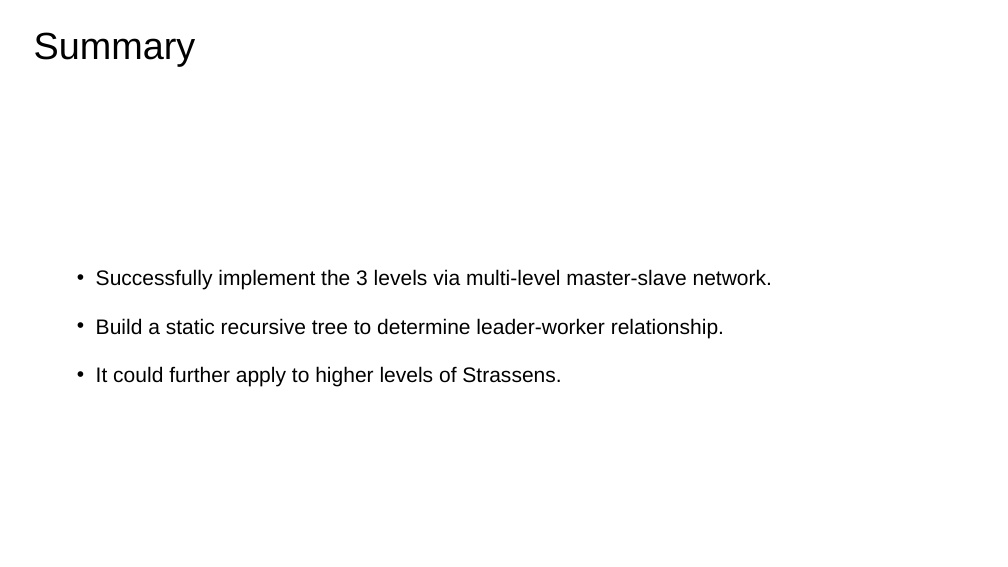
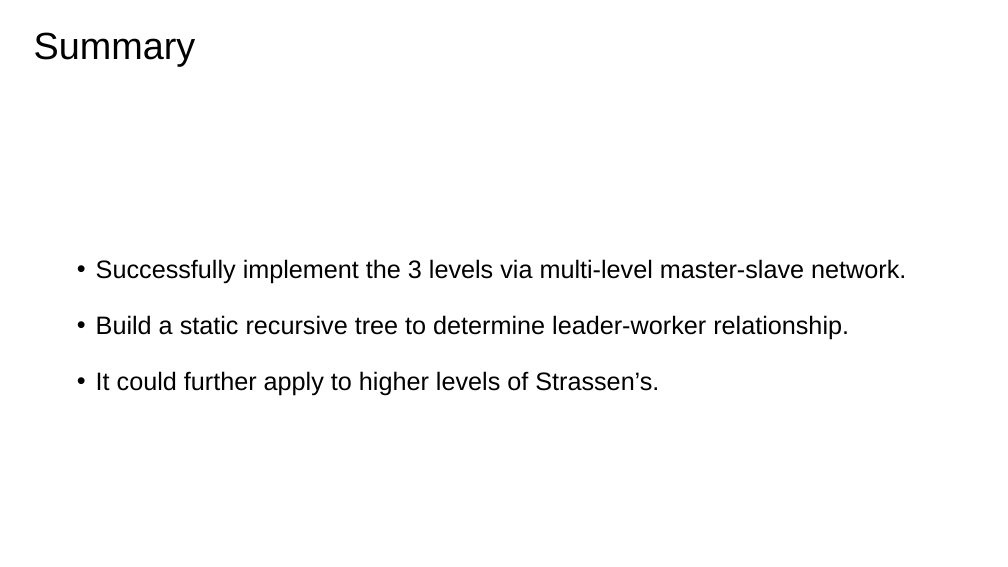
Before and after one commit to zhuliang21/Parallel-Matrix-Multiplication, a slide deck: slide 12 of powerpoint/Pre.pptx. Drawn at 1008x567 pixels with LibreOffice and Linux fonts; fonts in the diff are those of the drawing. Boxes give left, top, right and bottom in pixels: in the first picture for what was removed or moved away, otherwise in the second. Text is boxed around its words. In the diff, an @@ line names an element or a change of style, - is before the commit and + after.

```diff
--- a/powerpoint/Pre.pptx
+++ b/powerpoint/Pre.pptx
@@ text at (96, 259, 906, 340): size 20 to 24 pt in "Successfully implement the 3 levels via multi-level ...", "Build a static recursive tree to determine ..." @@
@@ text at (96, 371, 659, 396): text changed; size 20 to 24 pt @@
-• It could further apply to higher levels of Strassens.
+• It could further apply to higher levels of Strassen’s.
```
Also in this commit, not shown: 9 other slides changed, 3 slides added, 1 slide removed, 7 other files.
